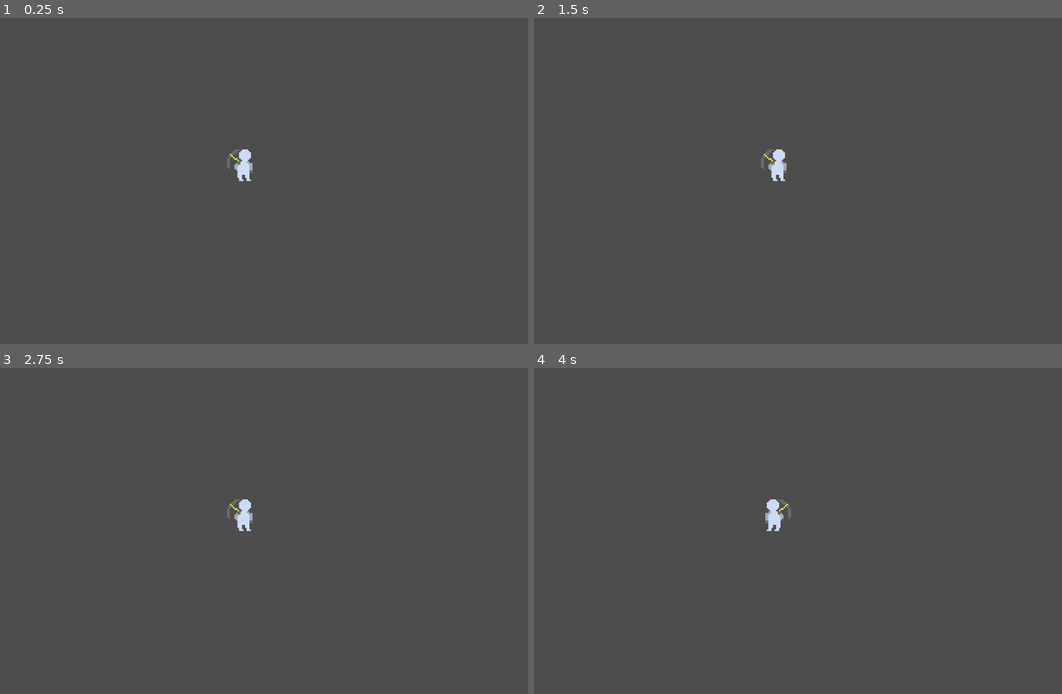
Above: before the commit, frames 1-4 (two rows, left to right).
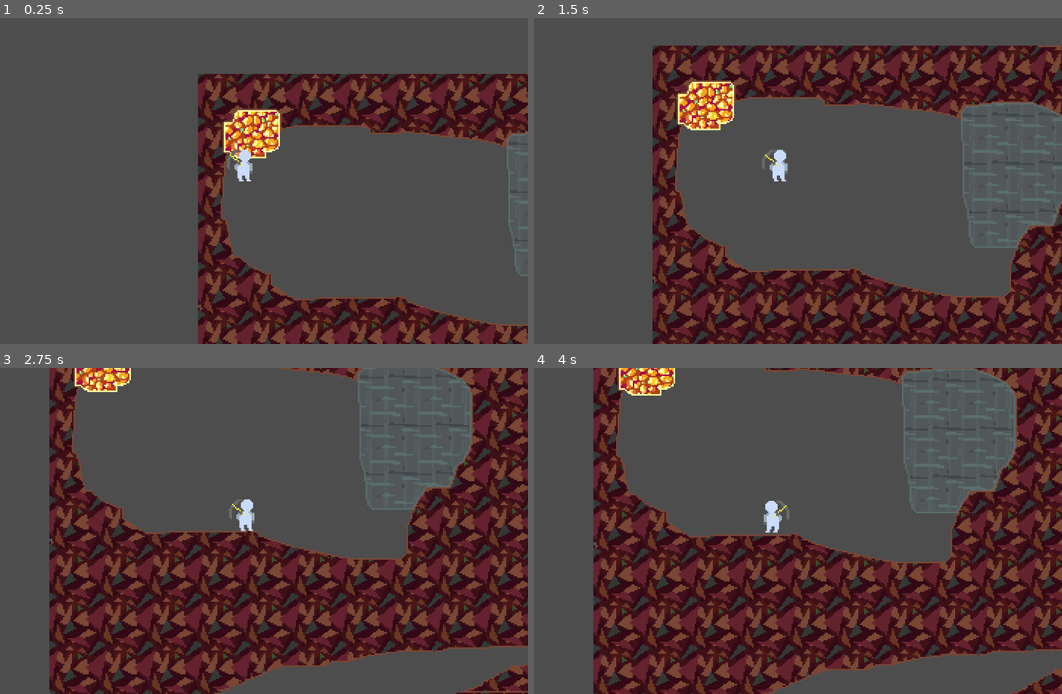
Above: after the commit, the same moments.

Repository: henriqueBD/core
Game: Godot game, scene res://scenes/game.tscn
The game is run twice, just before and just after one commit, with the same random seed, the same clock (stepped at 60 frames per second) and the same inputs.
Inputs (mouse positions are in pixels of both pictures, inside the frame that each line leads up to):
- Up to frame 1 (0.25 s): no input
- Up to frame 2 (1.5 s): move the mouse to (898, 164) at 0.52 s; hold Right (ui_right) 0.53-1.28 s; tap L (hit_pickaxe) at 0.6 s; tap Space (jump) at 0.77 s; move the mouse to (655, 197) at 1.27 s; hold Down (ui_down) from 1.28 s (still down); click (655, 197) at 1.35 s
- Up to frame 3 (2.75 s): tap Space (jump) at 1.52 s; move the mouse to (295, 459) at 2.02 s; release Down (ui_down) at 2.03 s; hold Right (ui_right) from 2.03 s (still down); tap Mouse wheel down (scroll_down) at 2.1 s
- Up to frame 4 (4 s): move the mouse to (739, 596) at 2.77 s; release Right (ui_right) at 2.78 s; hold Up (ui_up) 2.78-3.53 s; tap Mouse wheel up (scroll_up) at 2.85 s; tap Space (jump) at 3.02, 3.77 s; move the mouse to (945, 579) at 3.52 s; hold Left (ui_left) from 3.53 s (still down); hold Shift from 3.53 s (still down)

The runs differ from the first frame. In frame 1, 24% of the frame differs, in the area x 37-100%, y 17-100%; in frame 2, 37%; in frame 3, 51%, in the area x 9-100%, y 0-100%; in frame 4, 50%.
Error before the commit: Assertion failed. (res://scripts/chunks.gd:39)

Commit message:
Chunk Path Ayano

Diff:
--- a/project.godot
+++ b/project.godot
@@ -12,7 +12,7 @@
 
 config/name="Core"
 run/main_scene="res://scenes/game.tscn"
-config/features=PackedStringArray("4.4", "Forward Plus")
+config/features=PackedStringArray("4.5", "Forward Plus")
 config/icon="res://icon.svg"
 
 [autoload]
--- a/scenes/game.tscn
+++ b/scenes/game.tscn
@@ -19,7 +19,7 @@
 jump_force = 0.9
 coyote_time = 0.5
 air_speed_accel = 2.0
-_mining_level = 2
+_mining_level = 1
 _pickaxe_boost_force = 3.5
 _boost_break_time_ms = 350
 _tunelling_speed = 200.0
--- a/scripts/chunks.gd
+++ b/scripts/chunks.gd
@@ -2,7 +2,7 @@
 extends Node2D
 
 const chunk_scene: Resource = preload("res://scenes/Chunk_tile.tscn")
-const folderPath: String = "C:/Users/Henrique/Documents/Dev/Go/MapEditor/chunks/"
+const folderPath: String = "res://chunks/"
 
 # Editor
 const emptyChunkPath: String = folderPath + "emptyChunk.dat"
Not shown, changed: assets/sprites/Walking.png.import
Not shown, changed: assets/sprites/breakFoward.png.import
Not shown, changed: assets/sprites/idle.png.import
Not shown, changed: assets/sprites/idleold.png.import
Not shown, changed: assets/sprites/jump.png.import
Not shown, changed: assets/sprites/spherealbedo.png.import
Not shown, changed: assets/sprites/spherenormal.png.import
Not shown, changed: assets/sprites/stone.png.import
Not shown, changed: assets/sprites/terrain/clovium.png.import
Not shown, changed: assets/sprites/terrain/dirt.png.import
Not shown, changed: assets/sprites/terrain/gold.png.import
Not shown, changed: assets/sprites/terrain/stone.png.import
(and 4 more such lines)
